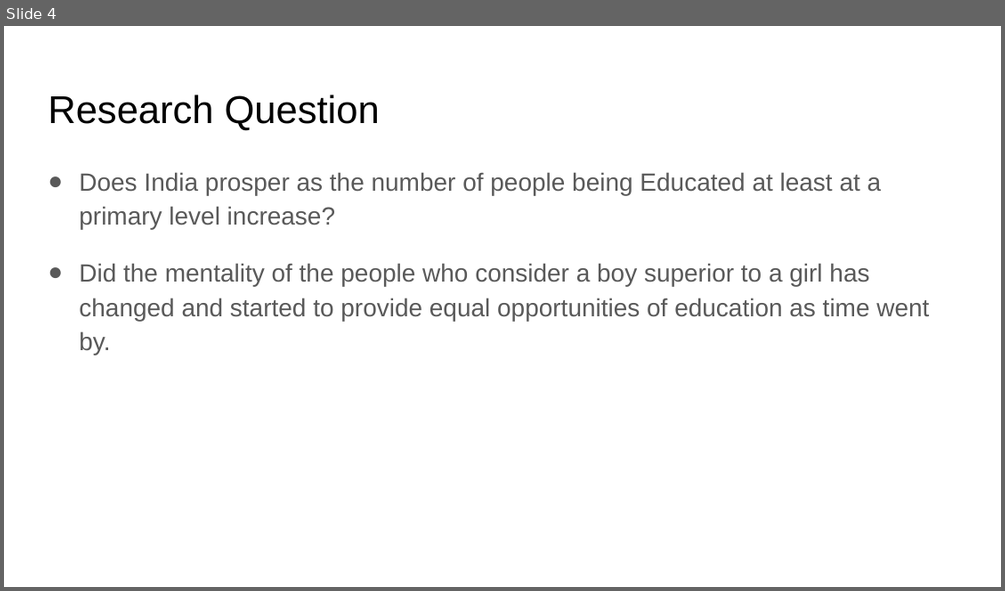
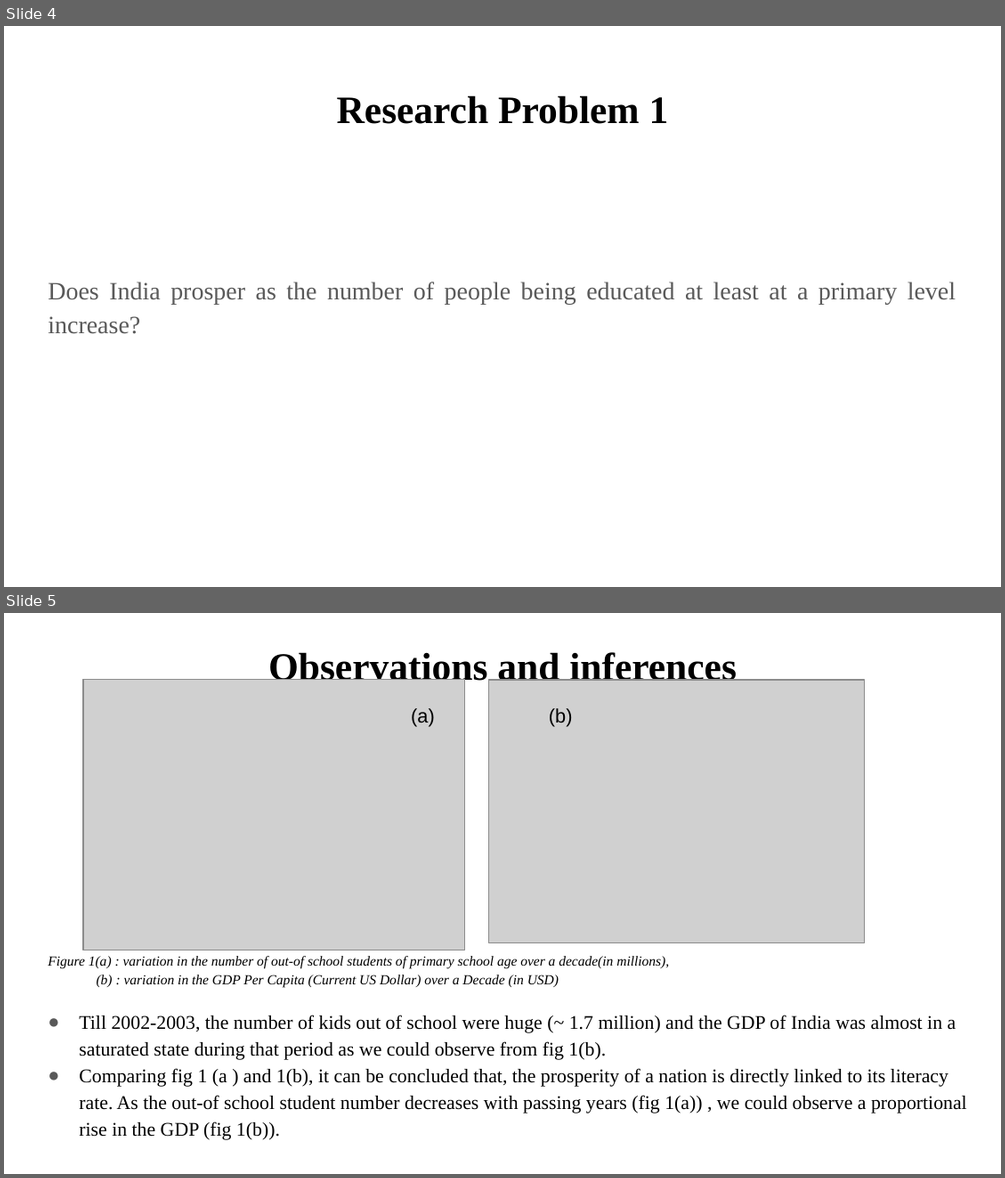
Before and after one commit to Rohithsoman/EdX-Python4DS, a slide deck: DSE 200X_ Mini Project Presentation - Rohith Soman.pptx. Shown one above the other, each under a label of ours: slide 4 before the commit, slides 4 and 5 after it. The pictures are 1005x591 and 1005x1178 pixels, drawn with LibreOffice and Linux fonts; fonts in the diff are those of the drawing; grey boxes stand for pictures. Boxes give left, top, right and bottom in pixels: in the first picture for what was removed or moved away, otherwise in the second. Text is boxed around its words. In the diff, an @@ line names an element or a change of style, - is before the commit and + after.

```diff
--- a/DSE 200X_ Mini Project Presentation - Rohith Soman.pptx
+++ b/DSE 200X_ Mini Project Presentation - Rohith Soman.pptx
@@ slide 5 added at (x1=4, y1=613, x2=1001, y2=1174), background #FFFFFF @@
@@ title added at (x1=268, y1=649, x2=736, y2=688), 28 pt, text #000000, bold @@
+Observations and inferences
@@ picture added at (x1=82, y1=679, x2=464, y2=950) @@
@@ picture added at (x1=488, y1=680, x2=865, y2=943) @@
@@ text added at (x1=411, y1=708, x2=435, y2=727), 14 pt, text #000000 @@
+(a)
@@ text added at (x1=549, y1=708, x2=573, y2=727), 14 pt, text #000000 @@
+(b)
@@ text added at (x1=48, y1=956, x2=967, y2=1140), 14 pt, text #000000 @@
+Figure 1(a) : variation in the number of out-of school students of primary school age over a decade(in millions),
+(b) : variation in the GDP Per Capita (Current US Dollar) over a Decade (in USD)
+● Till 2002-2003, the number of kids out of school were huge (~ 1.7 million) and the GDP of India was almost in a saturated state during that period as we could observe from fig 1(b).
+● Comparing fig 1 (a ) and 1(b), it can be concluded that, the prosperity of a nation is directly linked to its literacy rate. As the out-of school student number decreases with passing years (fig 1(a)) , we could observe a proportional rise in the GDP (fig 1(b)).
@@ slide 4 changed as well @@
@@ title at (x1=337, y1=95, x2=669, y2=124): text changed; font Arial to Times New Roman; bold on @@
-Research Question
+Research Problem 1
@@ text at (x1=48, y1=281, x2=955, y2=334): text changed; font Arial to Times New Roman @@
-● Does India prosper as the number of people being Educated at least at a primary level increase?
-● Did the mentality of the people who consider a boy superior to a girl has changed and started to provide equal opportunities of education as time went by.
+Does India prosper as the number of people being educated at least at a primary level increase?
```
Also in this commit, not shown: 5 other slides changed, 3 other slides added, 2 slides removed.
